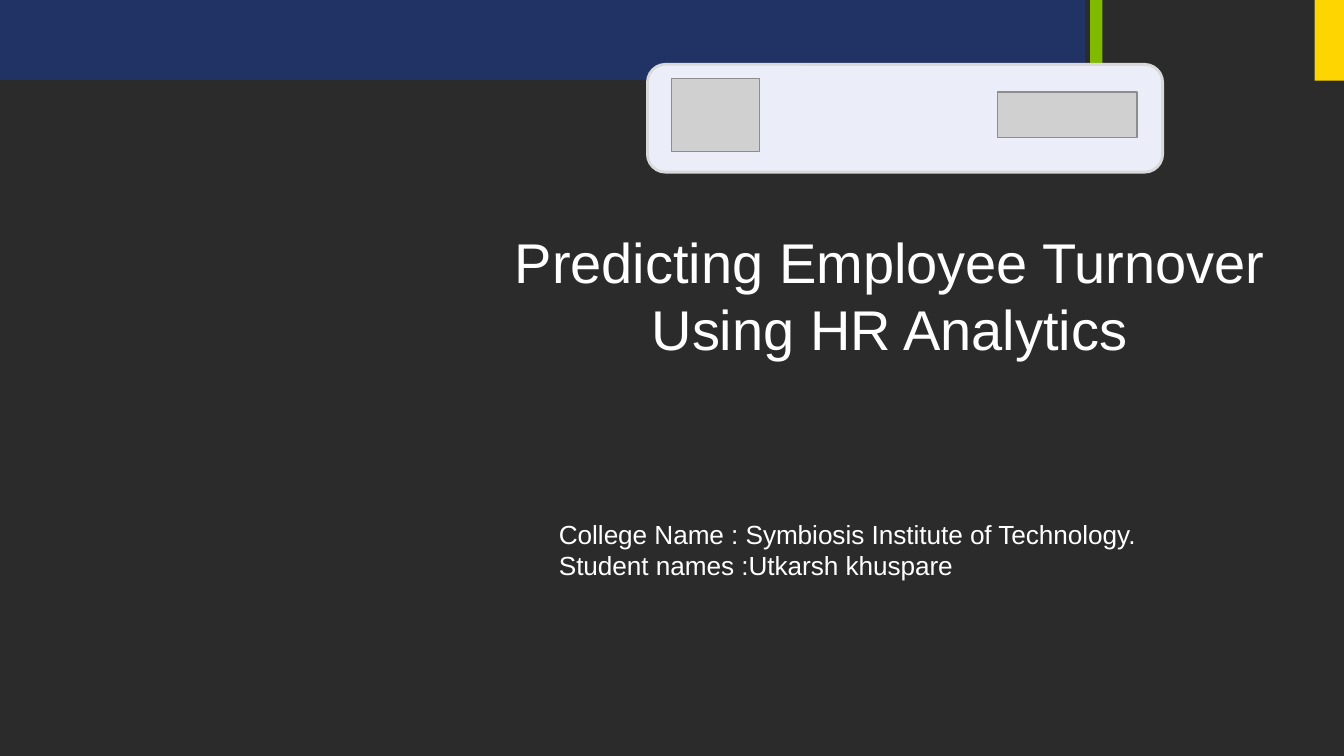
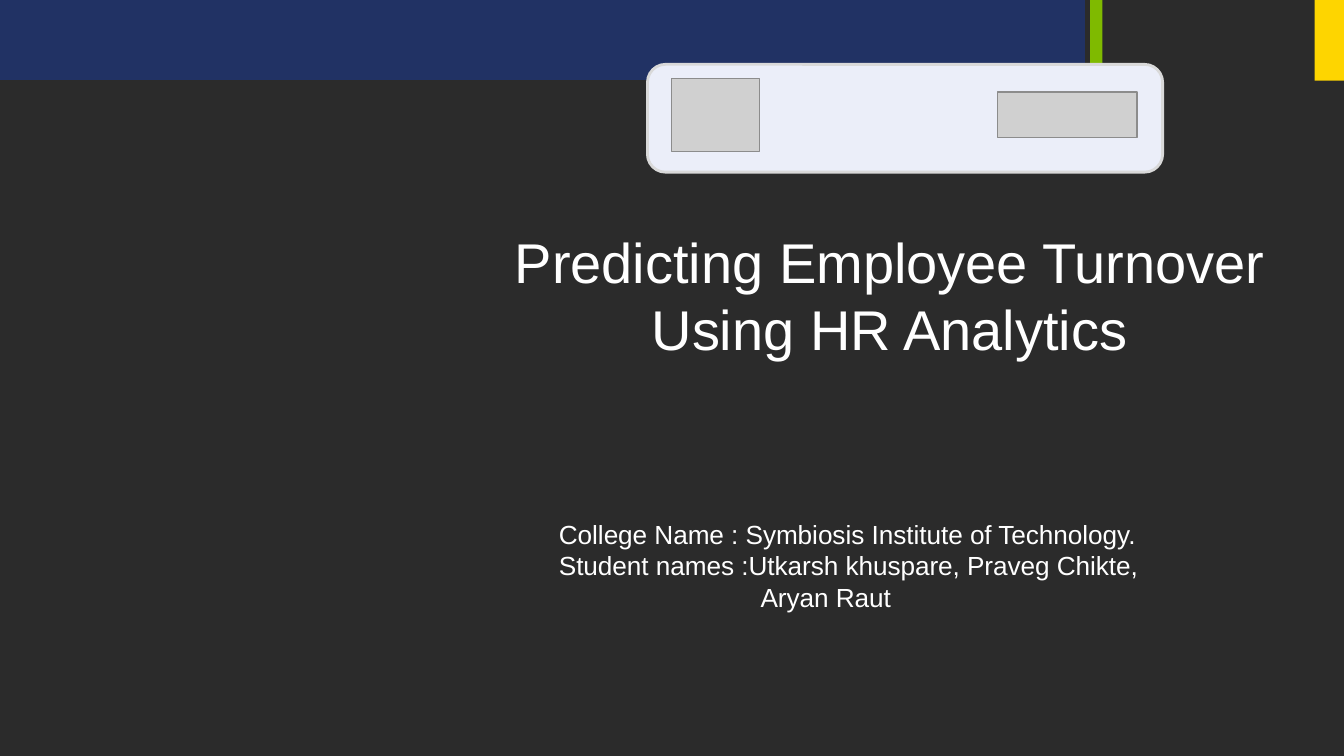
Before and after one commit to utkarshk988/Employee_HR_Analytics, a slide deck: slide 1 of Case_Study_PPT_Final.pptx. Drawn at 1344x756 pixels with LibreOffice and Linux fonts; fonts in the diff are those of the drawing; grey boxes stand for pictures; background and template pictures are left out; a plain dark background stands for a picture behind light text. Boxes give left, top, right and bottom in pixels: in the first picture for what was removed or moved away, otherwise in the second. Text is boxed around its words. In the diff, an @@ line names an element or a change of style, - is before the commit and + after.

```diff
--- a/Case_Study_PPT_Final.pptx
+++ b/Case_Study_PPT_Final.pptx
@@ text at box(559, 556, 1138, 613): text changed @@
-Student names :Utkarsh khuspare
+Student names :Utkarsh khuspare, Praveg Chikte,
+Aryan Raut
```
